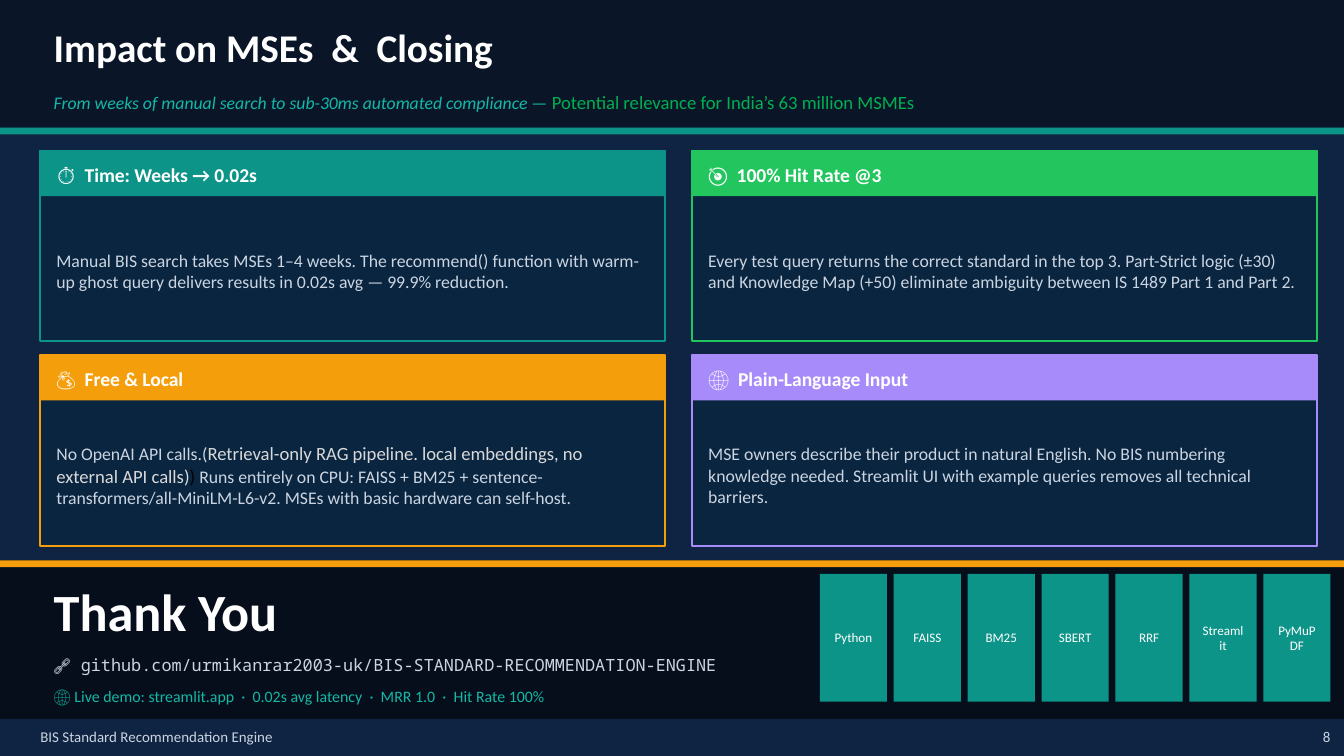
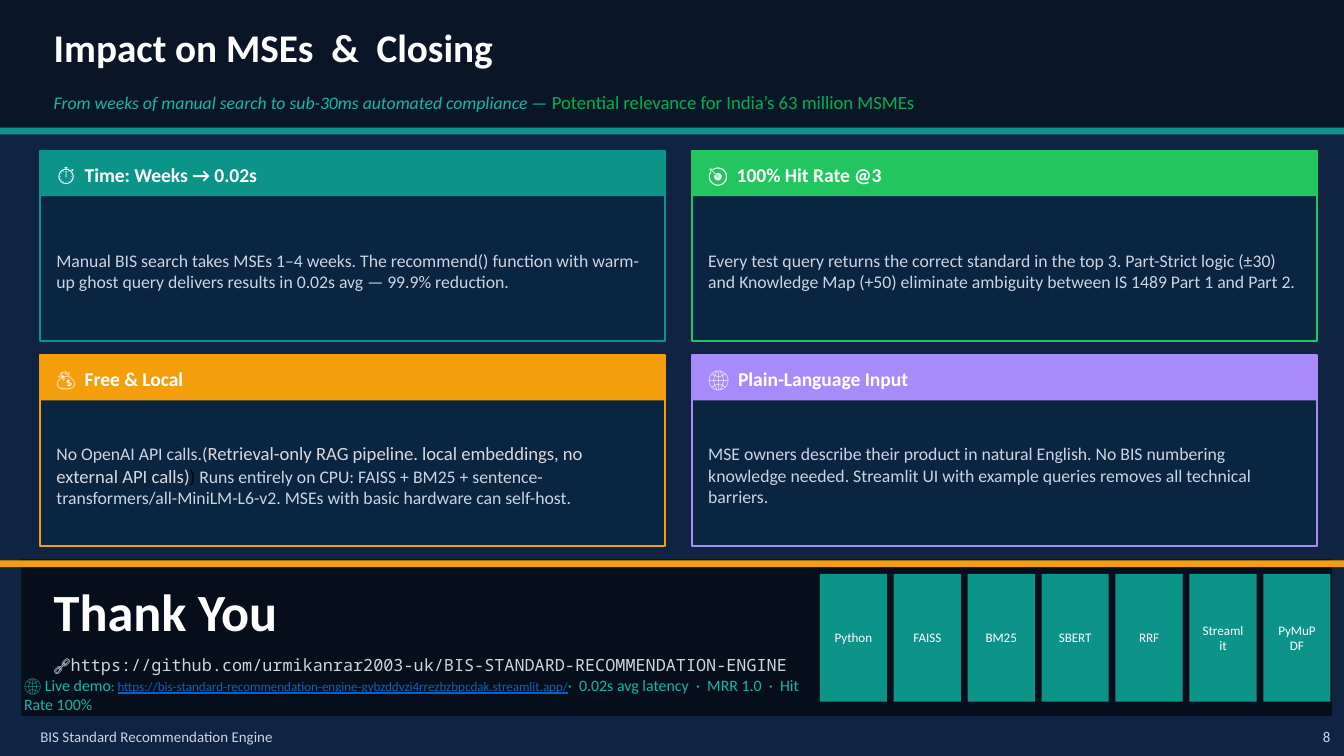
Before and after one commit to urmikanrar2003-uk/BIS-STANDARD-RECOMMENDATION-ENGINE, a slide deck: slide 8 of BIS_RE_v2.pptx. Drawn at 1344x756 pixels with LibreOffice and Linux fonts; fonts in the diff are those of the drawing. Boxes give left, top, right and bottom in pixels: in the first picture for what was removed or moved away, otherwise in the second. Text is boxed around its words. In the diff, an @@ line names an element or a change of style, - is before the commit and + after.

Commit message:
ppt edited.

```diff
--- a/BIS_RE_v2.pptx
+++ b/BIS_RE_v2.pptx
@@ rectangle: place and size @@
-rectangle at box(0, 560, 1344, 719)
+rectangle at box(22, 559, 1332, 716)
@@ text at box(71, 658, 787, 745): text changed @@
-🔗 github.com/urmikanrar2003-uk/BIS-STANDARD-RECOMMENDATION-ENGINE
+🔗https://github.com/urmikanrar2003-uk/BIS-STANDARD-RECOMMENDATION-ENGINE
@@ text at box(24, 680, 799, 710): text changed; size 8.5 to 7 pt; text colour #14B8A6 to #0563C1 @@
-🌐 Live demo: streamlit.app · 0.02s avg latency · MRR 1.0 · Hit Rate 100%
+🌐 Live demo: https://bis-standard-recommendation-engine-gybzddvzi4rrezbzbpcdak.streamlit.app/· 0.02s avg latency · MRR 1.0 · Hit Rate 100%
```
